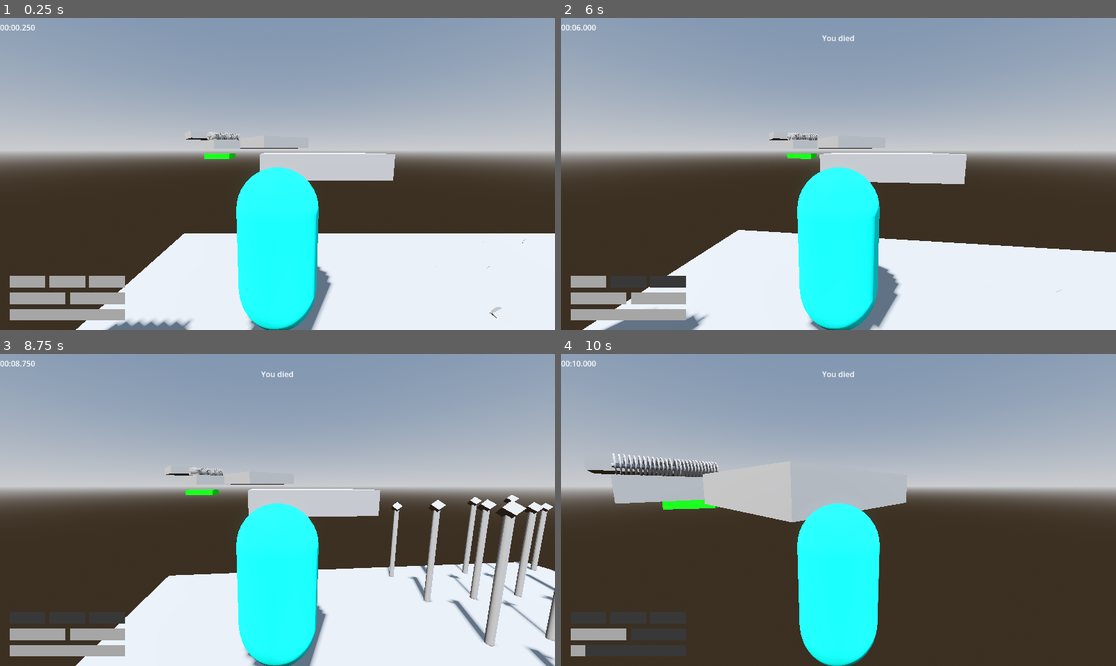
Above: before the commit, frames 1-4 (two rows, left to right).
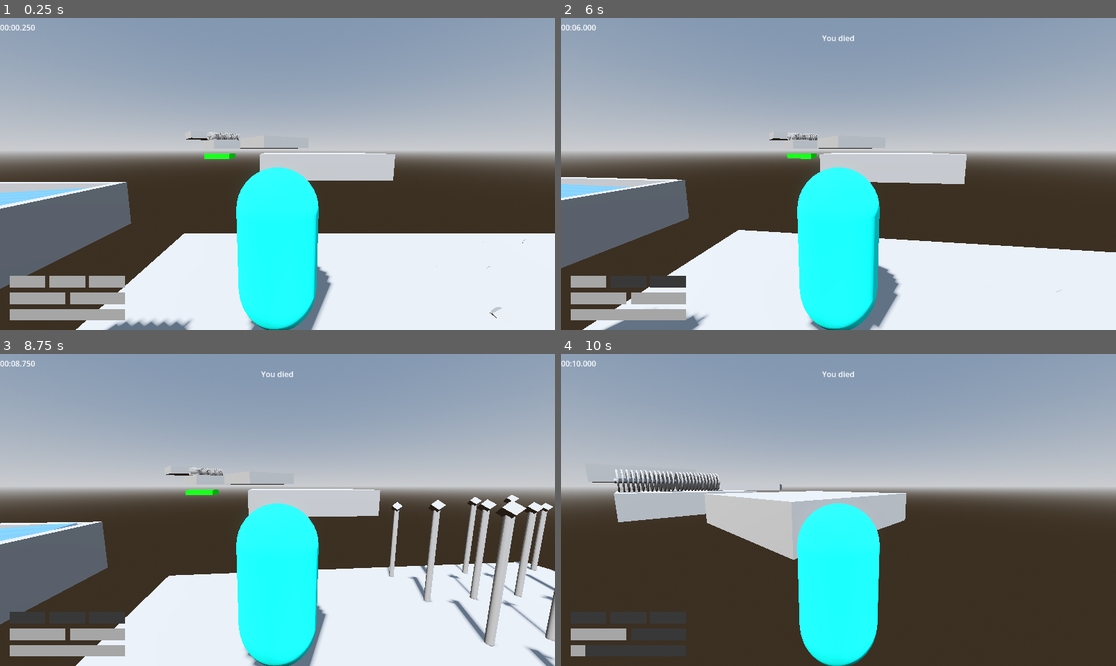
Above: after the commit, the same moments.

Repository: jpvds1/DDJD
Game: Godot game, scene res://scenes/levels/level_1.tscn
The game is run twice, just before and just after one commit, with the same random seed, the same clock (stepped at 60 frames per second) and the same inputs.
Inputs (mouse positions are in pixels of both pictures, inside the frame that each line leads up to):
- Up to frame 1 (0.25 s): no input
- Up to frame 2 (6 s): move the mouse to (866, 174) at 0.52 s; hold W (move_forwards) 0.53-5.78 s; tap Q (dash) every 1.5 s from 0.6 to 5.1 s; tap Space (jump) at 0.77, 1.52, 3.02, 3.77, 4.52 s; move the mouse to (810, 174) at 1.27 s; tap Shift (sprint) every 1.5 s from 1.35 to 5.85 s; move the mouse to (849, 167) at 2.02 s; move the mouse to (832, 180) at 2.77 s; move the mouse to (877, 177) at 3.52 s; move the mouse to (794, 170) at 4.27 s; move the mouse to (844, 174) at 5.02 s; move the mouse to (816, 167) at 5.77 s; hold D (move_right) from 5.78 s (still down)
- Up to frame 3 (8.75 s): tap Space (jump) at 6.02, 6.77, 7.52 s; move the mouse to (305, 510) at 6.52 s; release D (move_right) at 6.53 s; hold W (move_forwards) from 6.53 s (still down); tap Q (dash) at 6.6, 8.1 s; move the mouse to (249, 510) at 7.27 s; tap Shift (sprint) at 7.35 s; move the mouse to (288, 503) at 8.02 s
- Up to frame 4 (10 s): move the mouse to (832, 516) at 8.77 s; release W (move_forwards) at 8.78 s; hold A (move_left) 8.78-9.53 s; tap Shift (sprint) at 8.85 s; tap Space (jump) at 9.02, 9.77 s; move the mouse to (877, 513) at 9.52 s; hold W (move_forwards) from 9.53 s (still down); tap Q (dash) at 9.6 s

The runs differ from the first frame. In frame 1, 5.5% of the frame differs, in the area x 0-24%, y 52-87%; in frame 2, 4.8%; in frame 3, 4.5%; in frame 4, 5.5%.

Commit message:
water_v1

Diff:
--- a/platformer-game/scenes/levels/level_1.tscn
+++ b/platformer-game/scenes/levels/level_1.tscn
@@ -9,6 +9,7 @@
 [ext_resource type="PackedScene" uid="uid://csjbg210nkp6l" path="res://scenes/building_materials/saw_group.tscn" id="7_oc4kc"]
 [ext_resource type="PackedScene" uid="uid://cyw8iqn0l8uak" path="res://scenes/building_materials/spike_trap.tscn" id="8_s8va5"]
 [ext_resource type="PackedScene" uid="uid://rtexe01uxxw6" path="res://scenes/building_materials/laser.tscn" id="9_dga24"]
+[ext_resource type="Script" uid="uid://dprqqkdppo6hi" path="res://scripts/environment/water.gd" id="10_qxy0u"]
 
 [sub_resource type="ProceduralSkyMaterial" id="ProceduralSkyMaterial_64t6i"]
 sky_horizon_color = Color(0.66224277, 0.6717428, 0.6867428, 1)
@@ -22,6 +23,12 @@
 sky = SubResource("Sky_h2s0c")
 tonemap_mode = 2
 glow_enabled = true
+
+[sub_resource type="StandardMaterial3D" id="StandardMaterial3D_excbq"]
+transparency = 1
+albedo_color = Color(0, 0.75, 1, 0.45490196)
+metallic = 0.2
+roughness = 0.1
 
 [node name="Empty Level" type="Node3D" unique_id=216242194]
 script = ExtResource("1_sk5k4")
@@ -113,6 +120,31 @@
 [node name="Hitbox" parent="Laser" index="1" unique_id=1352457121]
 transform = Transform3D(1.006, 0, 0, 0, 1.006, 0, 0, 0, 4.75, 0, 0, 0)
 
+[node name="Water" type="Node3D" parent="." unique_id=12596749]
+transform = Transform3D(1, 0, 0, 0, 1, 0, 0, 0, 1, 5.4862623, 0.9764838, 0)
+
+[node name="Pool" type="CSGCombiner3D" parent="Water" unique_id=1329010783]
+
+[node name="Ext_walls" type="CSGBox3D" parent="Water/Pool" unique_id=2141767614]
+transform = Transform3D(1, 0, 0, 0, 1, 0, 0, 0, 1, 0, 0.5, 0)
+size = Vector3(4, 1, 4)
+
+[node name="int_walls" type="CSGBox3D" parent="Water/Pool" unique_id=527409764]
+transform = Transform3D(1, 0, 0, 0, 1, 0, 0, 0, 1, 0, 0.7, 0)
+operation = 2
+size = Vector3(3.6, 1.2, 3.6)
+
+[node name="Water_D" type="CSGBox3D" parent="Water/Pool" unique_id=1222440720]
+transform = Transform3D(1, 0, 0, 0, 1, 0, 0, 0, 1, 0, 0.48, 0)
+size = Vector3(3.5, 0.8, 3.5)
+material = SubResource("StandardMaterial3D_excbq")
+script = ExtResource("10_qxy0u")
+
+[node name="Floor" type="CSGBox3D" parent="Water" unique_id=1074389231]
+transform = Transform3D(1, 0, 0, 0, 1, 0, 0, 0, 1, 0, 0.2, 0)
+use_collision = true
+size = Vector3(3.6, 0.1, 3.6)
+
 [editable path="Killzone"]
 [editable path="Laser"]
 [editable path="Laser/Hitbox/Killzone"]
--- /dev/null
+++ b/platformer-game/scenes/levels/water_d.gd
@@ -0,0 +1,35 @@
+extends CSGBox3D
+
+@export var velocidad_olas: float = 1.0
+@export var altura_olas: float = 0.25
+@export var velocidad_corriente: float = 0.1
+
+var _posicion_inicial_y: float = 0.0
+var _material_agua: StandardMaterial3D
+
+func _ready() -> void:
+	# Guardamos la altura inicial para que la oscilación parta desde ahí.
+	_posicion_inicial_y = global_position.y
+
+	# Duplicamos el material para que el movimiento UV afecte solo a este agua.
+	if material is StandardMaterial3D:
+		_material_agua = (material as StandardMaterial3D).duplicate() as StandardMaterial3D
+		material = _material_agua
+
+
+func _physics_process(_delta: float) -> void:
+	# Oscilación vertical suave para simular el movimiento del agua.
+	var desplazamiento_vertical: float = sin(Time.get_ticks_msec() / 1000.0 * velocidad_olas) * altura_olas
+	var nueva_posicion: Vector3 = global_position
+	nueva_posicion.y = _posicion_inicial_y + desplazamiento_vertical
+	global_position = nueva_posicion
+
+
+func _process(delta: float) -> void:
+	if _material_agua == null:
+		return
+
+	# Desplazamos el UV para crear el efecto visual de corriente.
+	var uv_offset: Vector3 = _material_agua.uv1_offset
+	uv_offset.x += velocidad_corriente * delta
+	_material_agua.uv1_offset = uv_offset
--- /dev/null
+++ b/platformer-game/scripts/environment/water.gd
@@ -0,0 +1,70 @@
+extends CSGBox3D
+
+@export var velocidad_olas: float = 1.0
+@export var altura_olas: float = 0.25
+@export var frecuencia_ondas: float = 1.0
+@export var velocidad_corriente: float = 0.1
+
+var _initial_y_position: float = 0.0
+var _water_material: ShaderMaterial
+var _uv_scroll_offset: float = 0.0
+
+func _ready() -> void:
+	# Guarda la altura inicial para que las olas partan desde la posición correcta.
+	_initial_y_position = global_position.y
+
+	# Creamos el material del agua por código para animar vértices y UVs.
+	_water_material = ShaderMaterial.new()
+	_water_material.shader = Shader.new()
+	_water_material.shader.code = """
+shader_type spatial;
+render_mode blend_mix, depth_draw_always, cull_back, diffuse_burley, specular_schlick_ggx;
+
+uniform vec4 water_color : source_color = vec4(0.0, 0.45, 0.85, 0.5);
+uniform float wave_speed = 1.0;
+uniform float wave_height = 0.25;
+uniform float wave_frequency = 1.0;
+uniform float uv_scroll_offset = 0.0;
+
+void vertex() {
+	// Solo deformamos la cara superior para que el fondo quede fijo en la piscina.
+	if (VERTEX.y > 0.0) {
+		float wave = sin(TIME * wave_speed + (VERTEX.x + VERTEX.z) * wave_frequency) * wave_height;
+		VERTEX.y += wave;
+	}
+}
+
+void fragment() {
+	vec2 uv = UV;
+	uv.x += uv_scroll_offset;
+
+	float shimmer = sin((uv.x * 12.0 + uv_scroll_offset) * 6.0) * 0.03;
+
+	ALBEDO = water_color.rgb + vec3(shimmer);
+	EMISSION = vec3(max(shimmer, 0.0)) * 0.15;
+	ALPHA = water_color.a;
+}
+"""
+	material = _water_material
+	# Ajusta la intensidad desde el Inspector: sube `altura_olas` para más altura y `frecuencia_ondas` para más crestas.
+	_water_material.set_shader_parameter("water_color", Color(0.0, 0.45, 0.85, 0.5))
+	_water_material.set_shader_parameter("wave_speed", velocidad_olas)
+	_water_material.set_shader_parameter("wave_height", altura_olas)
+	_water_material.set_shader_parameter("wave_frequency", frecuencia_ondas)
+
+func _physics_process(_delta: float) -> void:
+	# Las olas se animan en el shader; aquí solo mantenemos el material sincronizado con el Inspector.
+	if _water_material == null:
+		return
+
+	_water_material.set_shader_parameter("wave_speed", velocidad_olas)
+	_water_material.set_shader_parameter("wave_height", altura_olas)
+	_water_material.set_shader_parameter("wave_frequency", frecuencia_ondas)
+
+func _process(delta: float) -> void:
+	if _water_material == null:
+		return
+
+	# Desplazamos el brillo de la superficie con un offset UV equivalente a uv1_offset.
+	_uv_scroll_offset += velocidad_corriente * delta
+	_water_material.set_shader_parameter("uv_scroll_offset", _uv_scroll_offset)
Not shown, added: platformer-game/scripts/environment/water.gd.uid
